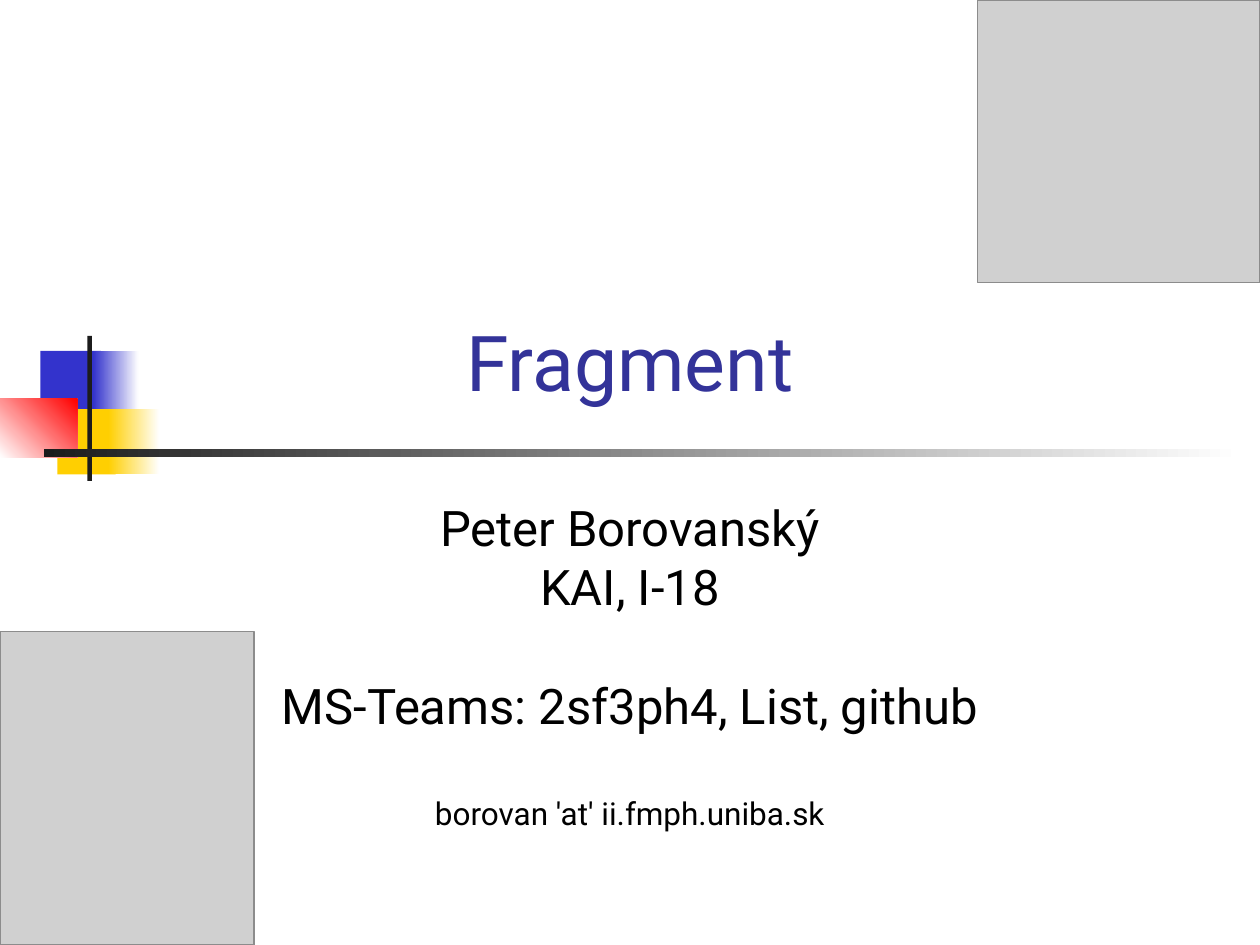
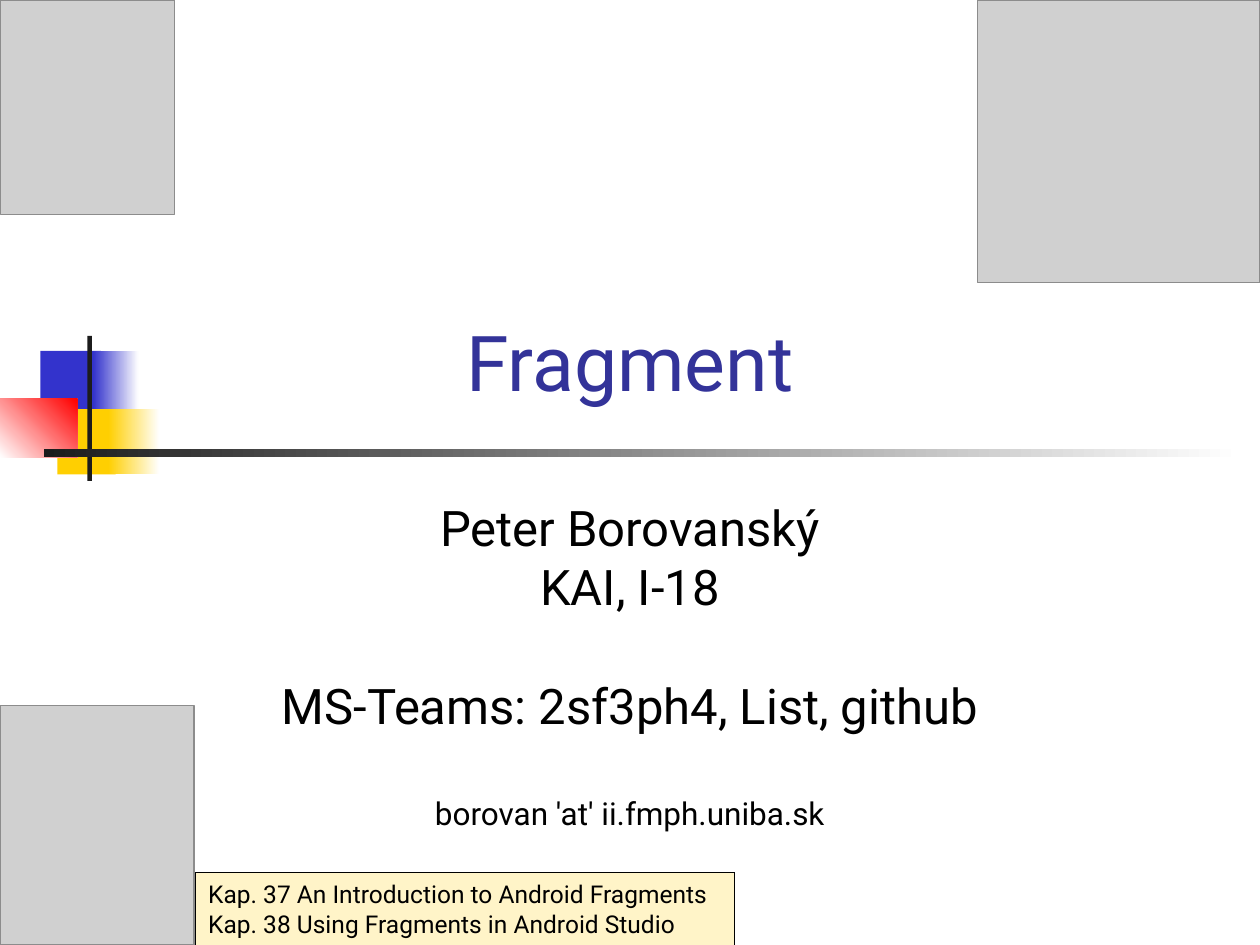
Before and after one commit to vmandro/Prednasky, a slide deck: slide 1 of 06/06_Android.ppt. Drawn at 1260x945 pixels with LibreOffice and Linux fonts; fonts in the diff are those of the drawing; grey boxes stand for pictures. Boxes give left, top, right and bottom in pixels: in the first picture for what was removed or moved away, otherwise in the second. Text is boxed around its words. In the diff, an @@ line names an element or a change of style, - is before the commit and + after.

```diff
--- a/06/06_Android.ppt
+++ b/06/06_Android.ppt
@@ picture: place and size @@
-picture at <box>0,631,255,945</box>
+picture at <box>1,0,175,214</box>
@@ picture added at <box>0,706,194,945</box> @@
@@ rectangle added at <box>195,873,735,945</box>, fill #FFF4C8, outline #000000 0.74 pt, 14 pt, text #000000 @@
+Kap. 37 An Introduction to Android Fragments
+Kap. 38 Using Fragments in Android Studio
```
Also in this commit, not shown: 43 other slides changed, 2 other files.
